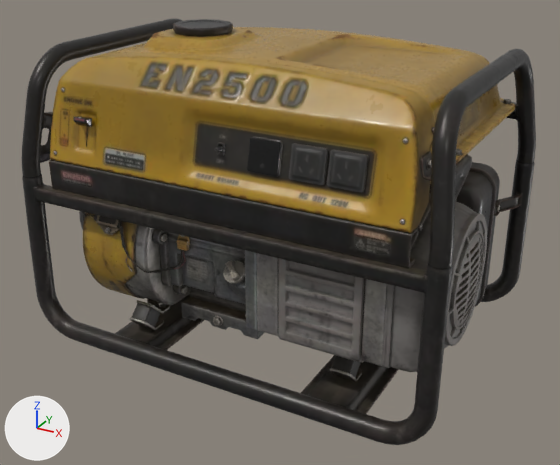
A saved change to the glTF model public/assets/models/portable_generator.glb.
Before and after are seen from a 50 mm lens placed at (0.66, -1.219, 0.8), pointed at (0.008, -0.033, 0.207). Lighting does not change. The marker at lower left points along +X, +Y and +Z. The picture after the commit comes second. Where no turn or scale is listed for an object, it has been applied to the vertices. Vertices at exactly the same position are counted once.

The first picture shows 'portable_generator' and 1 more.
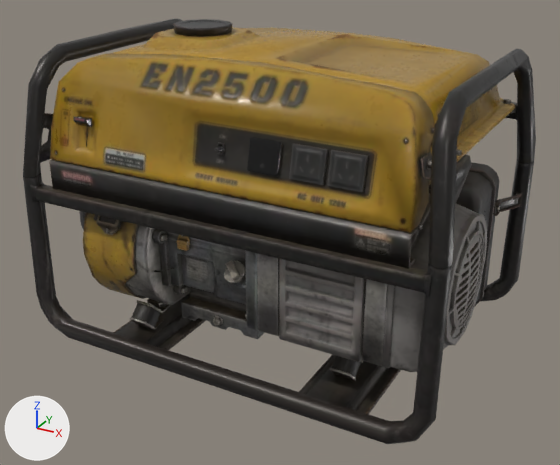
What differs and where, as boxes (x1, y1, x2, y2) in the pictures (560 x 465 px):
'portable_generator', reshaped: before (22, 18, 536, 445); after (23, 18, 536, 444)
part 1 of me_cube_023, deleted: before (83, 212, 405, 273)
part 2 of me_cube_023, cut back: before (22, 19, 536, 445)

The change, as a list of edits to the scene's bpy script:
```text
Change me_cube_023:
    used by ob_portable_generator; location = (0.0, 0.0, 0.0)
    remove me_cube_023.from_pydata(...)  # 14766 vertices, 26291 faces; spans x -0.415..0.404, y -0.282..0.282, z 0.0..0.577
    add me_cube_023.from_pydata(...)  # 5446 vertices, 9046 faces; spans x -0.415..0.402, y -0.282..0.282, z 0.002..0.577
    me_cube_023 part 1: 14 loose pieces with 574 vertices, spanning x -0.364..0.329, y -0.257..0.091, z 0.161..0.446, are deleted
    me_cube_023 part 2: 3 vertices moved within x -0.229..-0.178, y -0.249..0.015, z 0.097..0.24; 8746 vertices removed from x -0.414..0.404, y -0.282..0.282, z 0.0..0.575
```
